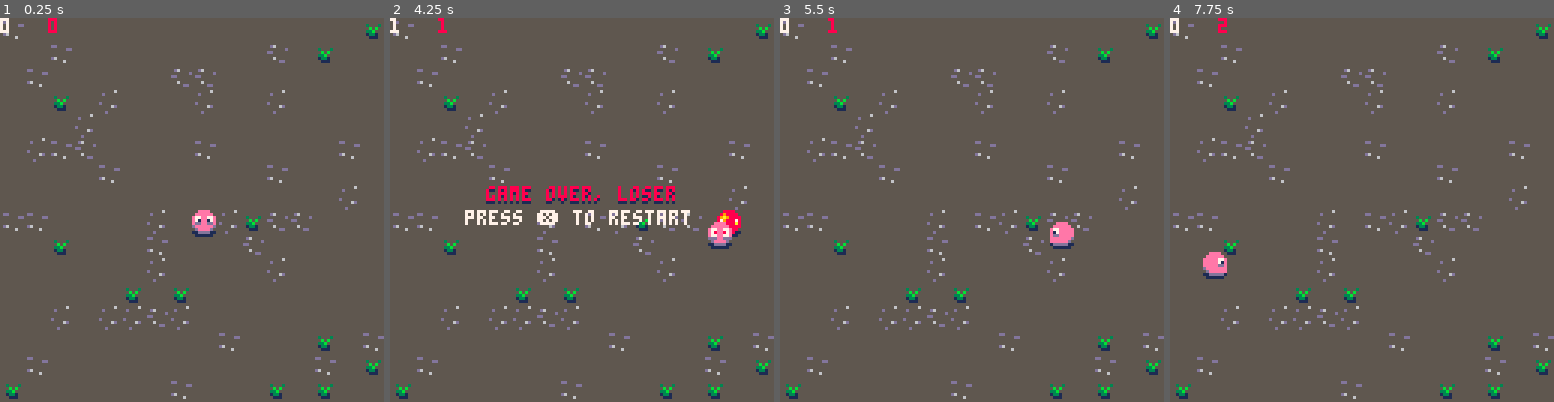
Above: before the commit, frames 1-4 (left to right).
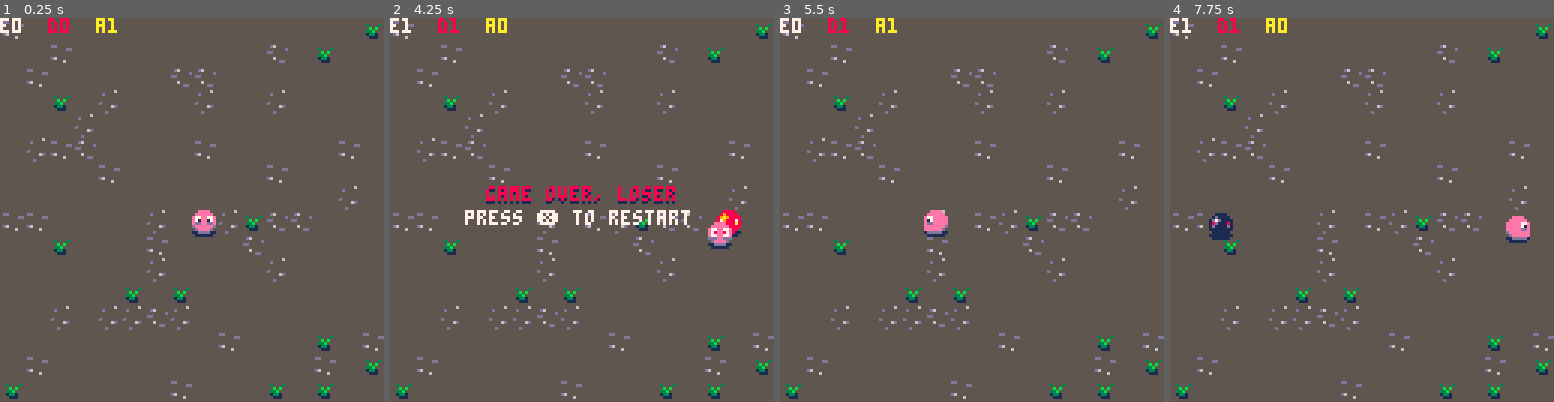
Above: after the commit, the same moments.

Repository: b4dr1ck/Pico8
Game: PICO-8 cartridge pinkcirc.p8
Two runs of this game, one before a commit and one after it. Both use one fixed random seed, a clock stepped at 60 frames per second and the inputs below.
Inputs:
- Up to frame 1 (0.25 s): no input
- Up to frame 2 (4.25 s): tap X (X key) at 0.33, 1.07, 1.85, 2.97, 4.08 s; hold Right 1.6-2.1 s; hold Up 2.15-2.42 s; hold Right 2.47-3.03 s; hold Left 3.08-3.58 s; hold Down 3.63-3.97 s; hold Right from 4.02 s (still down)
- Up to frame 3 (5.5 s): release Right at 4.68 s; hold Up 4.73-5.03 s; hold Left from 5.08 s (still down); tap X (X key) at 5.2 s
- Up to frame 4 (7.75 s): release Left at 5.68 s; hold Down 5.73-6.03 s; hold Right 6.08-6.58 s; tap X (X key) at 6.32, 7.43 s; hold Right 6.63-7.13 s; hold Up 7.18-7.45 s; hold Right from 7.5 s (still down)

The runs differ from the first frame. In frame 1, 0.3% of the frame differs, in the area x 0-31%, y 0-4%; in frame 2, 0.3%; in frame 3, 1.1%; in frame 4, 1.4%, in the area x 0-94%, y 0-68%.

Commit message:
EXTEND: pinkcirc.p8: projectiles added and some bugfixes

Diff:
--- a/pinkcirc.p8
+++ b/pinkcirc.p8
@@ -9,15 +9,19 @@
 	x=64,
 	y=64,
 	w=7,
+	dir=2,
 	spd=2,
 	flip_h=true,
 	image=3,
-	dead=false
+	dead=false,
+	ammo=1
 }
 
 deadcounter=0
 spawn_freq=100
+spawn_freq2=500
 counter=1
+counter2=1
 
 -- sprite animations
 function animate(current_frame,frame_start,frame_end,delay,stop)
@@ -50,6 +54,32 @@
  return false
 end
 
+
+-- init ammo
+ammo={}
+
+function new_ammo(x,y)
+	a={}
+	a.x = x
+	a.y = y
+
+	return a
+
+end
+
+-- init projectiles
+projectiles={}
+
+function projectile(x,y,spd,dir)
+	p={}
+	p.x = x
+	p.y = y
+	p.spd = spd
+	p.dir = dir
+
+	return p
+end
+
 -- init enemies
 enemies={}
 
@@ -77,16 +107,71 @@
 	 -- sprite directions
 	 if btn(⬅️) then
 	 	player.flip_h = false
+	 	player.dir=0
 	 	player.image=1
 	 end
 
 	 if btn(➡️) then
 	 	player.flip_h = true
 	 	player.image=1
+	 	player.dir=1
 	 end
 
-	 if btn(⬆️) then player.image=2 end
-	 if btn(⬇️) then player.image=3 end
+	 if btn(⬆️) then
+	 	player.image=2
+	 	player.dir=3
+	 end
+	 if btn(⬇️) then
+	 	player.image=3
+	 	player.dir=2
+	 end
+
+	 -- shooting
+	 if btnp(❎) then
+	 	if player.ammo > 0 then
+				player.ammo-=1
+				add(projectiles,projectile(player.x+4,player.y+2,3,player.dir))
+				sfx(3)
+	 	end
+	 end
+
+	 -- projectile movement
+		for proj in all(projectiles) do
+			if proj.dir == 0 then
+				proj.x -= proj.spd
+			elseif proj.dir == 1 then
+				proj.x += proj.spd
+			elseif proj.dir == 2 then
+				proj.y += proj.spd
+			elseif proj.dir == 3 then
+				proj.y -= proj.spd
+			end
+
+		-- projectilesmy leaves level
+		if proj.x > 150 or
+					proj.y > 150 or
+					proj.x < -30 or
+					proj.y < -30
+		then
+			del(projectiles,proj)
+		end
+
+			-- projectile hits enemy
+			for enemy in all(enemies) do
+				if bb_collision(proj,enemy) then
+					del(enemies,enemy)
+					add(ammo,new_ammo(enemy.x,enemy.y))
+				end
+			end
+		end
+
+  --player get ammo
+  for a in all(ammo) do
+   if bb_collision(a,player) do
+   	del(ammo,a)
+   	player.ammo += 1
+   end
+  end
 
 		--out of the screen
 		if player.x > 128 + player.w then
@@ -107,6 +192,13 @@
 		if player.y < -player.w then
 		 player.y = 128 + player.w
 	 	sfx(0)
+		end
+
+
+		-- spawn ammo
+		if counter2 == spawn_freq2 then
+			add(ammo,new_ammo(flr(rnd(128)),flr(rnd(128))))
+			counter2 = 0
 		end
 
 		-- spawn enemy
@@ -136,8 +228,11 @@
 
 	 --restart on game_over
 	 if btnp(❎) then
-   player.image=4
+   player.image=3
    player.dead = false
+   player.x = 64
+   player.y = 64
+   player.ammo = 1
    enemies={}
    counter=1
 	 end
@@ -152,7 +247,11 @@
 		enemy.y += sin(enemy.a)  * enemy.spd
 
 		-- enemy leaves level
-		if enemy.x > 150 then
+		if enemy.x > 150 or
+					enemy.y > 150 or
+					enemy.x < -30 or
+					enemy.y < -30
+		then
 			del(enemies,enemy)
 		end
 
@@ -189,35 +288,49 @@
 	cls(5)
 	map(0,0,0,0,16,16)
 
+	-- player draw
+	ovalfill(player.x+7,player.y+8,player.x,player.y+6,1)
+ spr(player.image,player.x,player.y,1,1,player.flip_h)
+
+		-- enemy draw
+	for enemy in all(enemies) do
+		ovalfill(enemy.x+7,enemy.y+8,enemy.x,enemy.y+6,1)
+	end
+
+	for enemy in all(enemies) do
+			spr(enemy.image,enemy.x,enemy.y)
+
+		-- fix to overlap spr when y > enemy.y
+		if enemy.y - 4 < player.y - 4 then
+			spr(player.image,player.x,player.y,1,1,player.flip_h)
+		end
+	end
+
+	-- player projectiles
+	for proj in all(projectiles) do
+		circfill(proj.x,proj.y,1,10)
+	end
+
+	-- ammo
+	for a in all(ammo) do
+		circfill(a.x,a.y,1,9)
+		circ(a.x,a.y,2,7)
+	end
+
+	-- hud
+	print("e"..#enemies,0,0,7)
+	print("d"..deadcounter,16,0,8)
+	print("a"..player.ammo,32,0,10)
+
+	-- game over hud
 	if player.dead then
 		print("game over, loser",32,57,1)
 		print("game over, loser",32,56,8)
 		print("press ❎ to restart",25,64,7)
 	end
 
-	-- player draw
-	ovalfill(player.x+7,player.y+8,player.x,player.y+6,1)
- spr(player.image,player.x,player.y,1,1,player.flip_h)
-
-		-- enemy draw
-	for enemy in all(enemies) do
-		ovalfill(enemy.x+7,enemy.y+8,enemy.x,enemy.y+6,1)
-	end
-
-	for enemy in all(enemies) do
-			spr(enemy.image,enemy.x,enemy.y)
-
-		-- fix to overlap spr when y > enemy.y
-		if enemy.y - 4 < player.y - 4 then
-			spr(player.image,player.x,player.y,1,1,player.flip_h)
-		end
-	end
-
-	-- hud
-	print(#enemies,0,0,7)
-	print(deadcounter,16,0,8)
-
-end
+end
+
 
 
 
Not shown, changed: the sound effects (__sfx__) section of pinkcirc.p8
